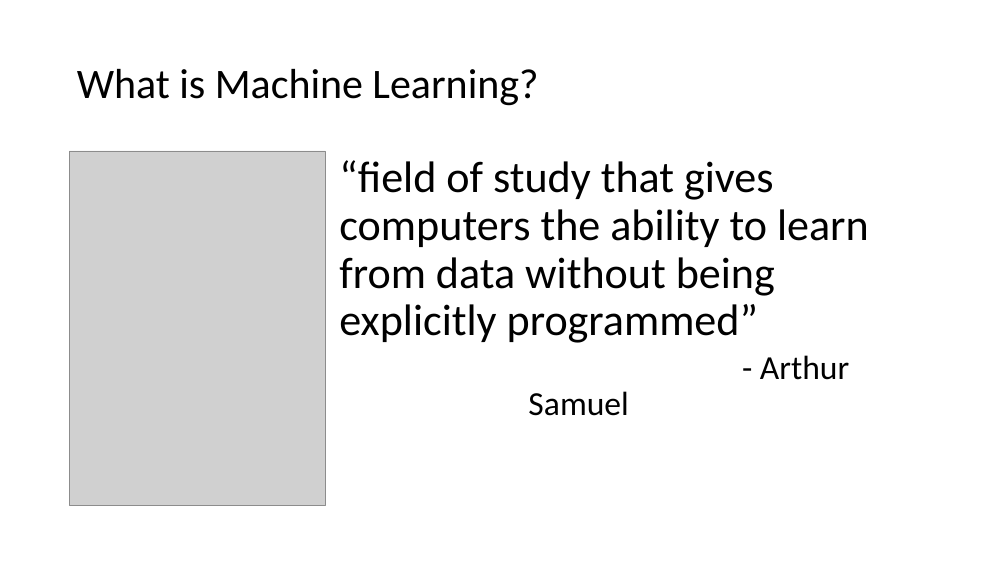
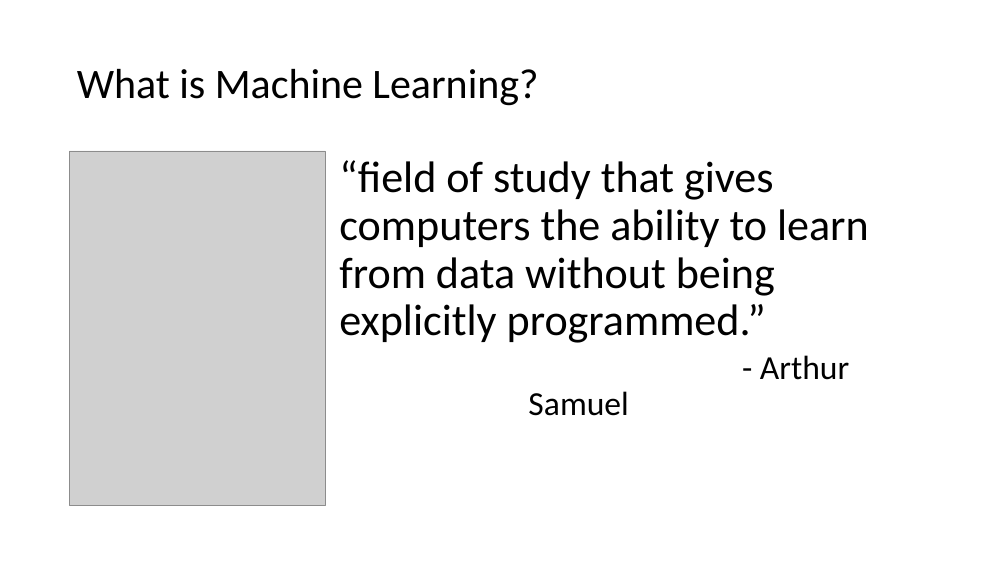
Before and after one commit to mGalarnyk/MLModelsScikit-Learn, a slide deck: slide 4 of powerpoints/Introduction.pptx. Drawn at 1008x567 pixels with LibreOffice and Linux fonts; fonts in the diff are those of the drawing; grey boxes stand for pictures. Boxes give left, top, right and bottom in pixels: in the first picture for what was removed or moved away, otherwise in the second. Text is boxed around its words. In the diff, an @@ line names an element or a change of style, - is before the commit and + after.

```diff
--- a/powerpoints/Introduction.pptx
+++ b/powerpoints/Introduction.pptx
@@ text at (x1=339, y1=160, x2=869, y2=343): text changed @@
-“field of study that gives computers the ability to learn from data without being explicitly programmed”
+“field of study that gives computers the ability to learn from data without being explicitly programmed.”
```
Also in this commit, not shown: 5 other slides changed, 4 slides added, 2 slides removed, 3 other files.
